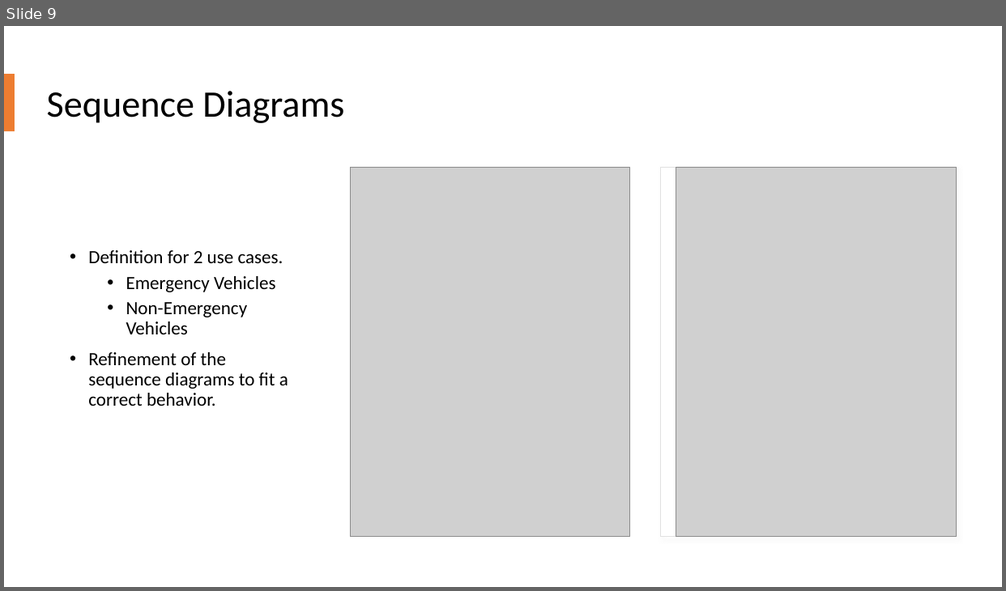
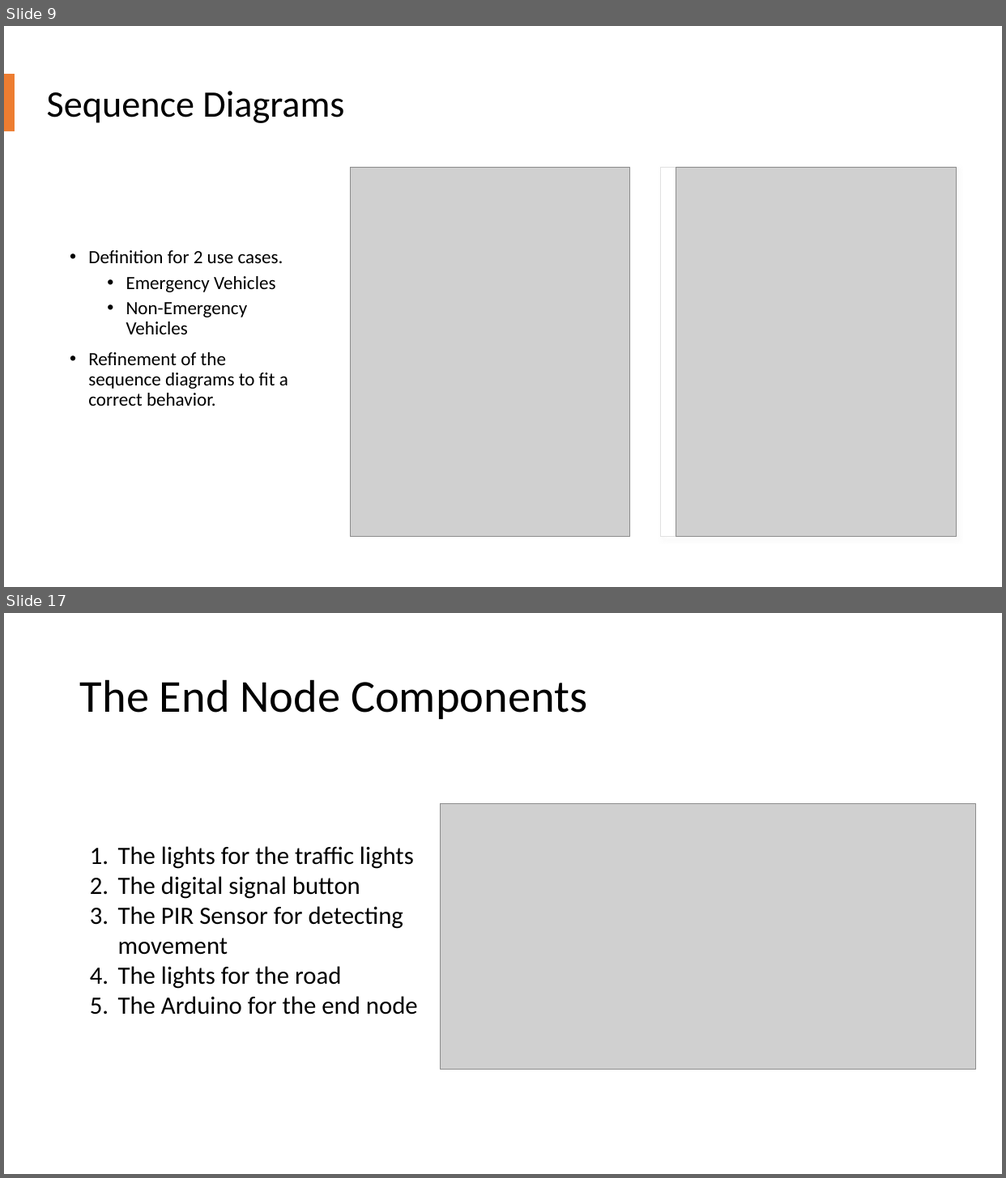
Before and after one commit to allerter/ESE-Smart-City, a slide deck: Requirements/Presentations/Presentation_Luis.pptx. Shown one above the other, each under a label of ours: slide 9 before the commit, slides 9 and 17 after it; the slides between them are not shown. The pictures are 1006x591 and 1006x1178 pixels, drawn with LibreOffice and Linux fonts; fonts in the diff are those of the drawing; grey boxes stand for pictures. Boxes give left, top, right and bottom in pixels: in the first picture for what was removed or moved away, otherwise in the second. Text is boxed around its words. In the diff, an @@ line names an element or a change of style, - is before the commit and + after.

```diff
--- a/Requirements/Presentations/Presentation_Luis.pptx
+++ b/Requirements/Presentations/Presentation_Luis.pptx
@@ slide 17 added at box(4, 613, 1002, 1174), background #FFFFFF @@
@@ title added at box(80, 679, 587, 719), 44 pt, text #000000 @@
+The End Node Components
@@ picture added at box(441, 803, 976, 1069) @@
@@ text added at box(118, 846, 418, 1015), 24 pt, text #000000 @@
+1. The lights for the traffic lights
+2. The digital signal button
+3. The PIR Sensor for detecting movement
+4. The lights for the road
+5. The Arduino for the end node
```
Also in this commit, not shown: 12 other slides added, 4 other files.
